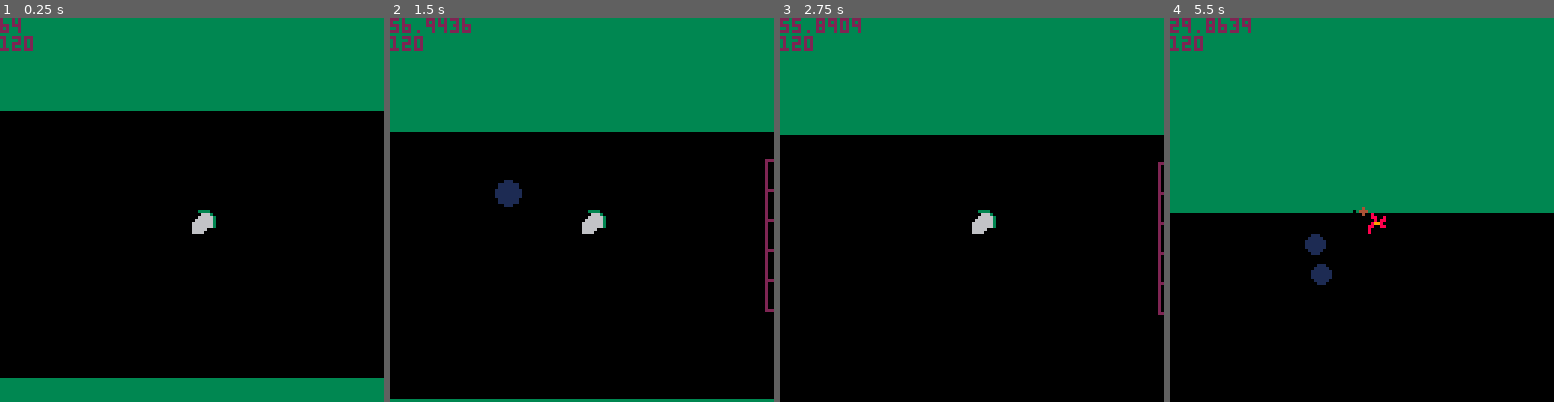
Above: before the commit, frames 1-4 (left to right).
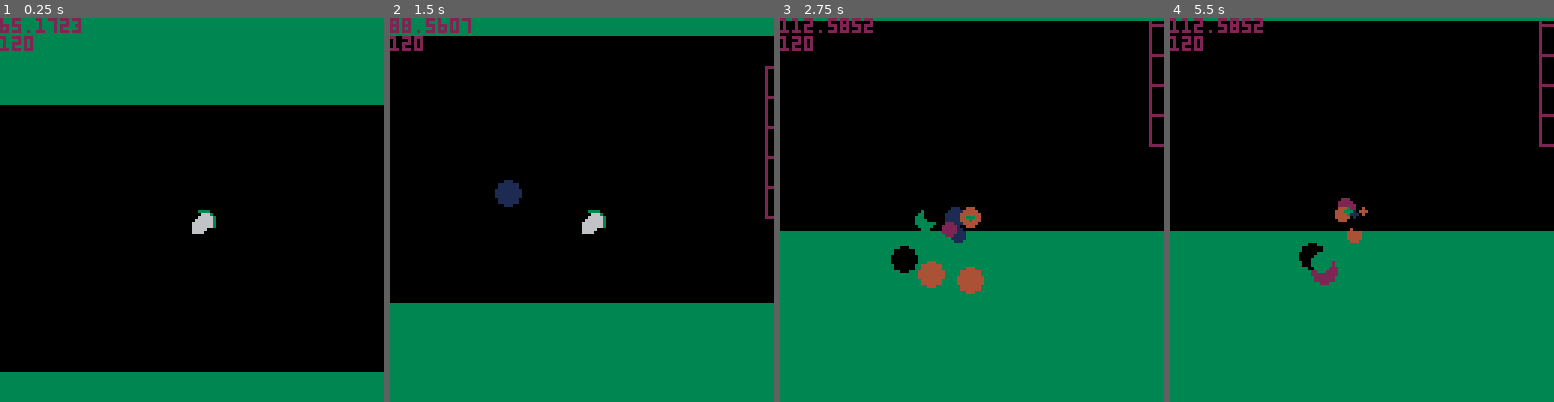
Above: after the commit, the same moments.

Repository: ural89/picorocketrun
Game: PICO-8 cartridge rotorocket.p8
Two runs of this game, one before a commit and one after it. Both use one fixed random seed, a clock stepped at 60 frames per second and the inputs below.
Inputs:
- Up to frame 1 (0.25 s): no input
- Up to frame 2 (1.5 s): tap X (X key) at 0.33, 1.07 s
- Up to frame 3 (2.75 s): tap X (X key) at 1.85 s
- Up to frame 4 (5.5 s): tap X (X key) at 2.97, 4.08, 5.2 s

The runs differ from the first frame. In frame 1, 3.4% of the frame differs, in the area x 0-100%, y 0-94%; in frame 2, 50%; in frame 3, 75%; in frame 4, 94%, in the area x 0-100%, y 0-100%.

Commit message:
camera smoothing

Diff:
--- a/source.lua
+++ b/source.lua
@@ -123,7 +123,7 @@
     friction = 0.01, --between 0 - 1
 
     acceleration = 5,
-    gravity = 0,
+    gravity = -1,
     x = 64,
     y = 64,
     dx = 0,
@@ -224,8 +224,10 @@
     foreach(particles, function(p) p:update() end)
     foreach(blocks, function(p) p:update() end)
 
-    camera_x = ship.x - 64
-    camera_y = ship.y - 64
+    local lerp_factor = 0.9
+    camera_x += (ship.x - 64 - camera_x) * lerp_factor
+    camera_y += (ship.y - 64 - camera_y) * lerp_factor
+
     last_time = current_time
 end
 
